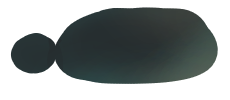
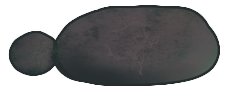
Layered file, before and after one edit (230px x 100px). Changes by layer:
painted on "Calque de dessin 1" over (8, 5, 220, 86)
